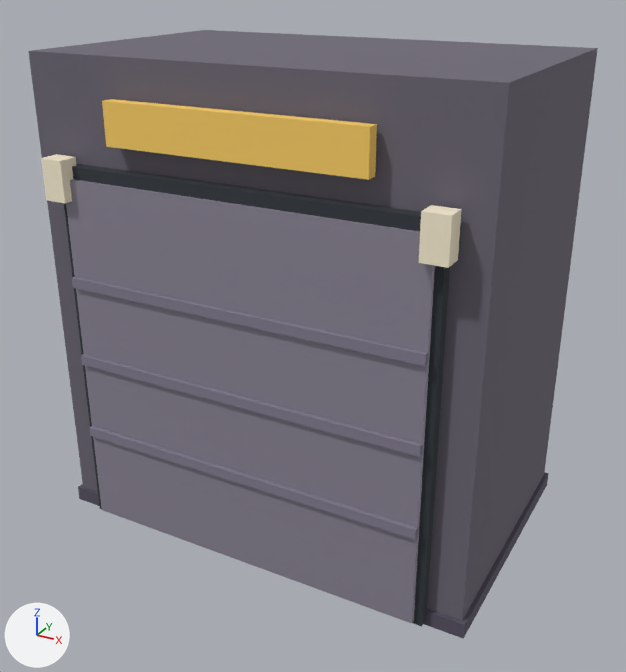
An edit to the glTF model public/assets/blocks/garaje.gltf, drawn before and after from the same camera.
The view is the same before and after, from a 50 mm lens placed at (2.05, -3.76, 2.87), pointed at (0.04, -0.12, 1.05). Arrows for +X, +Y and +Z are at lower left; the lights stay in place. The picture after the commit comes second. Where no turn or scale is listed for an object, it has been applied to the vertices.

Script lines for the objects in view, before the commit:
```python
ob_farol_der = bpy.data.objects.new('farol_der', me_farol_der)
ob_farol_der.location = (0.95, -0.78, 1.9)
ob_farol_izq = bpy.data.objects.new('farol_izq', me_farol_izq)
ob_farol_izq.location = (-0.95, -0.78, 1.9)
ob_nervio_1 = bpy.data.objects.new('nervio_1', me_nervio_1)
ob_nervio_1.parent = ob_root
ob_nervio_1.location = (0.0, -0.79, 0.55)
ob_nervio_1.scale = (1.86, 0.03, 0.05)
ob_nervio_2 = bpy.data.objects.new('nervio_2', me_nervio_2)
ob_nervio_2.parent = ob_root
ob_nervio_2.location = (0.0, -0.79, 0.97)
ob_nervio_2.scale = (1.86, 0.03, 0.05)
ob_nervio_3 = bpy.data.objects.new('nervio_3', me_nervio_3)
ob_nervio_3.parent = ob_root
ob_nervio_3.location = (0.0, -0.79, 1.39)
ob_nervio_3.scale = (1.86, 0.03, 0.05)
ob_puerta_basculante = bpy.data.objects.new('puerta_basculante', me_puerta_basculante)
ob_puerta_basculante.parent = ob_root
ob_puerta_basculante.location = (0.0, -0.75, 0.97)
ob_puerta_basculante.scale = (1.86, 0.07, 1.86)
ob_zocalo = bpy.data.objects.new('zocalo', me_zocalo)
ob_zocalo.location = (0.0, 0.0, 0.04)
# also in view: 'rotulo' at (0.0, -0.75, 2.18); 'hueco' at (0.0, -0.72, 0.99); 'cuerpo' at (0.0, 0.0, 1.23)
```
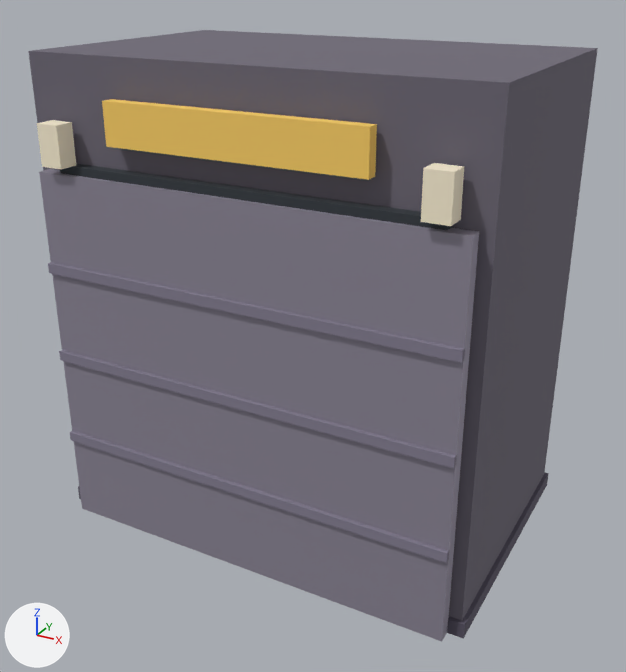
Location of each change, (x1, y1, x2, y2) in pixels of the pictures (626 x 672 px):
```json
{"object": "puerta_basculante", "change": "moved, rescaled", "before": [66, 179, 435, 624], "after": [39, 169, 479, 642], "on screen": "19% wider, 6% taller"}
{"object": "nervio_3", "change": "moved, rescaled", "before": [72, 277, 427, 366], "after": [48, 262, 465, 363], "on screen": "17% wider, 13% taller"}
{"object": "nervio_1", "change": "moved, rescaled", "before": [89, 426, 418, 539], "after": [70, 431, 449, 563], "on screen": "15% wider, 17% taller"}
{"object": "nervio_2", "change": "rescaled", "before": [81, 354, 423, 457], "after": [59, 350, 457, 468], "on screen": "16% wider, 14% taller"}
{"object": "farol_der", "change": "moved", "before": [419, 205, 461, 268], "after": [421, 163, 464, 226]}
{"object": "farol_izq", "change": "moved", "before": [41, 154, 76, 203], "after": [37, 120, 76, 170]}
```

Edits to the scene script, one JSON object a line:
```json
{"op": "set", "path": "ob_puerta_basculante.location", "old": "(0.0, -0.75, 0.97)", "new": "(0.0, -0.75, 0.96)"}
{"op": "set", "path": "ob_puerta_basculante.scale", "old": "(1.86, 0.07, 1.86)", "new": "(2.16, 0.07, 1.92)"}
{"op": "set", "path": "ob_nervio_1.location", "old": "(0.0, -0.79, 0.55)", "new": "(0.0, -0.79, 0.48)"}
{"op": "set", "path": "ob_nervio_1.scale", "old": "(1.86, 0.03, 0.05)", "new": "(2.16, 0.03, 0.05)"}
{"op": "set", "path": "ob_nervio_2.scale", "old": "(1.86, 0.03, 0.05)", "new": "(2.16, 0.03, 0.05)"}
{"op": "set", "path": "ob_nervio_3.location", "old": "(0.0, -0.79, 1.39)", "new": "(0.0, -0.79, 1.44)"}
{"op": "set", "path": "ob_nervio_3.scale", "old": "(1.86, 0.03, 0.05)", "new": "(2.16, 0.03, 0.05)"}
{"op": "set", "path": "ob_farol_izq.location", "old": "(-0.95, -0.78, 1.9)", "new": "(-0.95, -0.78, 2.06)"}
{"op": "set", "path": "ob_farol_der.location", "old": "(0.95, -0.78, 1.9)", "new": "(0.95, -0.78, 2.06)"}
```
